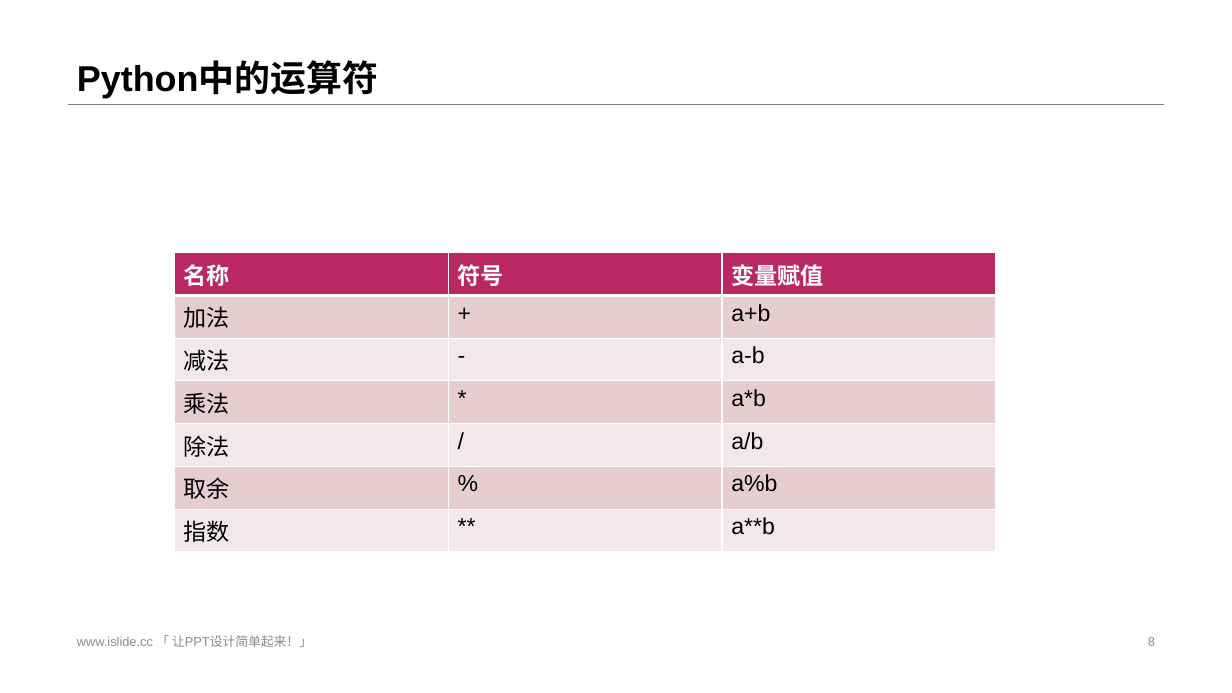
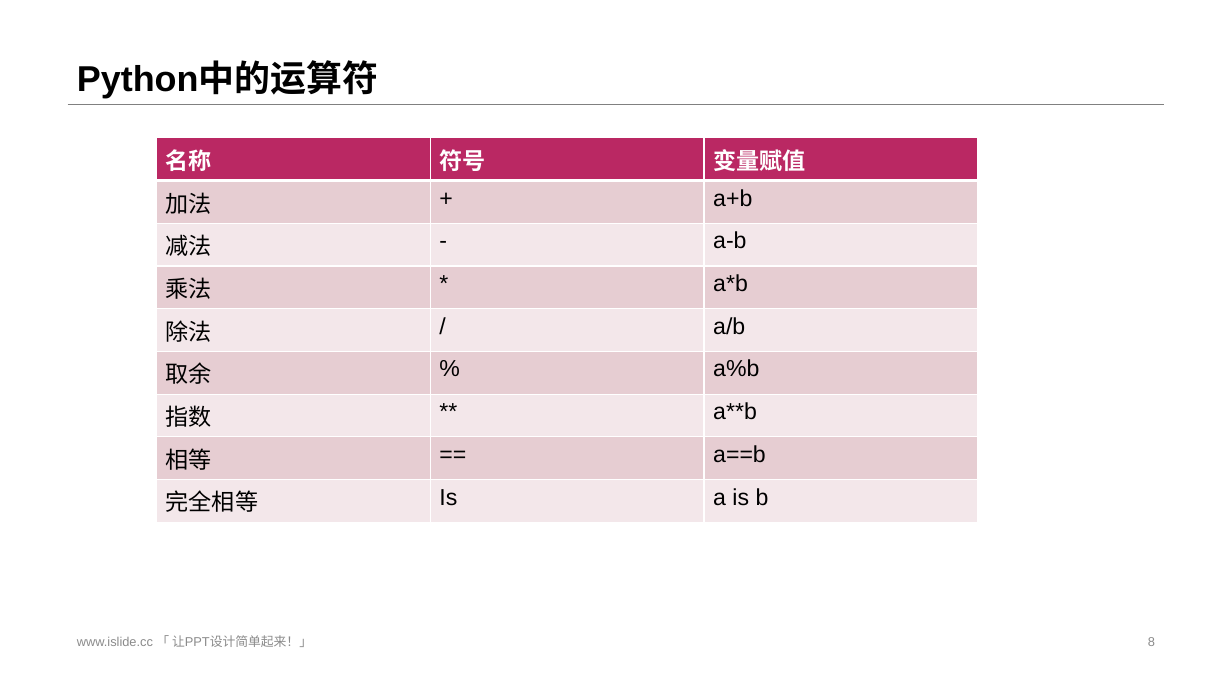
Before and after one commit to streamer-AP/HRT19D-detection, a slide deck: slide 8 of PPT/感知组寒假培训-day1.pptx. Drawn at 1232x693 pixels with LibreOffice and Linux fonts; fonts in the diff are those of the drawing. Boxes give left, top, right and bottom in pixels: in the first picture for what was removed or moved away, otherwise in the second. Text is boxed around its words. In the diff, an @@ line names an element or a change of style, - is before the commit and + after.

```diff
--- a/PPT/感知组寒假培训-day1.pptx
+++ b/PPT/感知组寒假培训-day1.pptx
@@ table at [156, 138, 977, 516] @@
+row 8: 相等 | == | a==b
+row 9: 完全相等 | Is | a is b
@@ table: place and size @@
-table at [175, 253, 995, 546]
+table at [156, 138, 977, 516]
```
Also in this commit, not shown: 2 other slides changed, 6 slides added, 19 other files.
